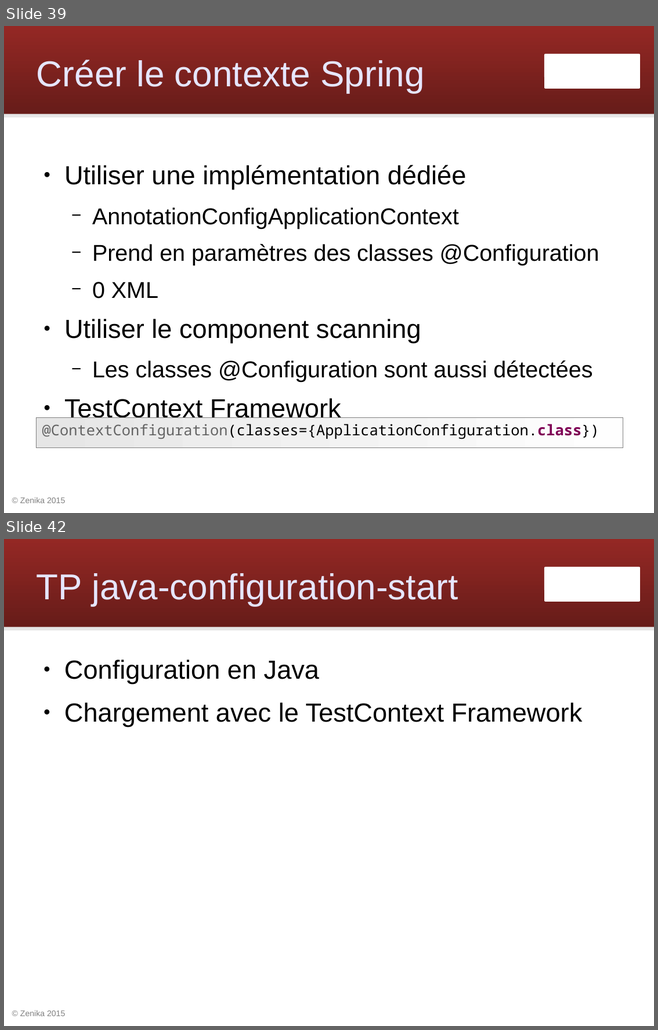
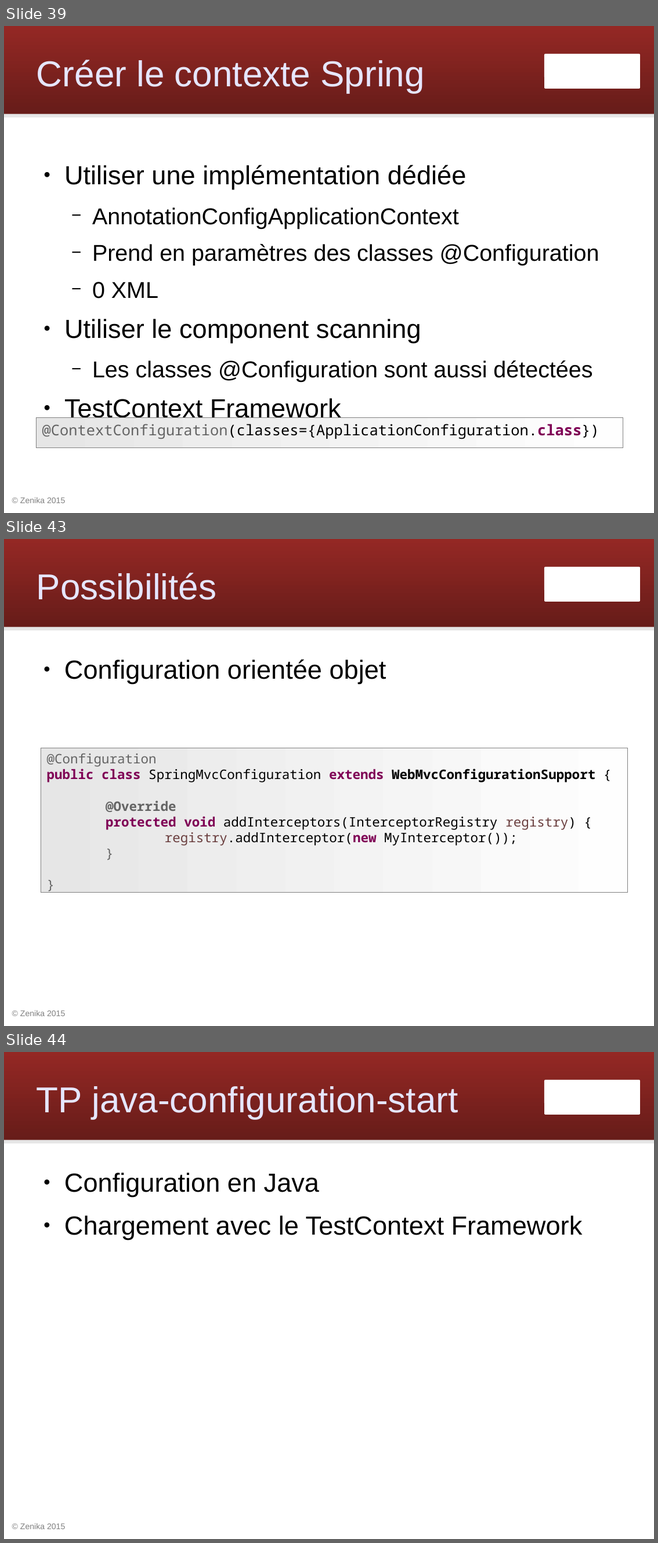
Before and after one commit to Zenika/workshop-spring-core, a slide deck: spring-workshop.odp. Shown one above the other, each under a label of ours: slides 39 and 42 before the commit, slides 39, 43 and 44 after it; the slides between them are not shown. The pictures are 658x1030 and 658x1543 pixels, drawn with LibreOffice and Linux fonts; fonts in the diff are those of the drawing; background and template pictures are left out. Boxes give left, top, right and bottom in pixels: in the first picture for what was removed or moved away, otherwise in the second. Text is boxed around its words. In the diff, an @@ line names an element or a change of style, - is before the commit and + after.

```diff
--- a/spring-workshop.odp
+++ b/spring-workshop.odp
@@ slide 43 added at <box>4,539,654,1026</box>, background #FFFFFF; not listed: 4 template elements that a slide beside it also shows @@
@@ title added at <box>36,573,216,600</box>, 44 pt, text #E6E6FF @@
+Possibilités
@@ text added at <box>64,659,386,684</box>, 32 pt, text #000000 @@
+● Configuration orientée objet
@@ rectangle added at <box>41,748,628,893</box>, fill gradient #E6E6E6 to #FEFEFE, outline #808080 0 pt, 16 pt, text #000000 @@
+@Configuration
+public class SpringMvcConfiguration extends WebMvcConfigurationSupport {
+@Override
+protected void addInterceptors(InterceptorRegistry registry) {
+registry.addInterceptor(new MyInterceptor());
+}
+}
@@ what was slide 42 is now slide 44 @@
```
Also in this commit, not shown: 3 slides changed, 3 other slides added, 1 slide removed.
